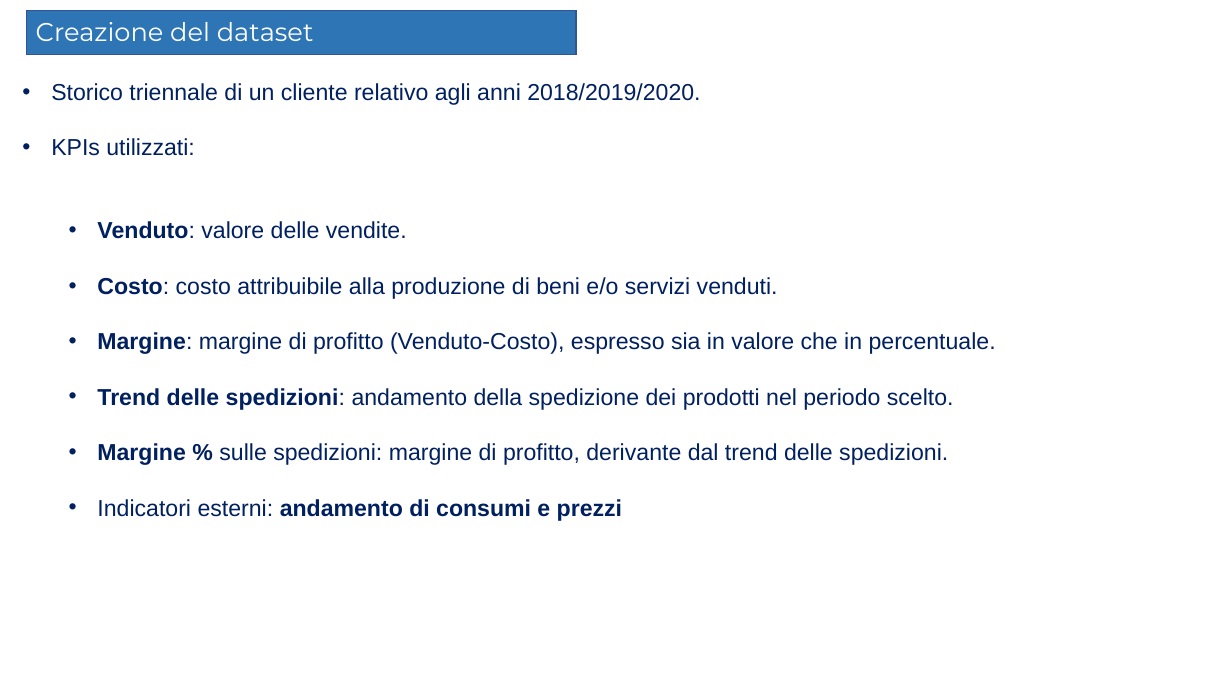
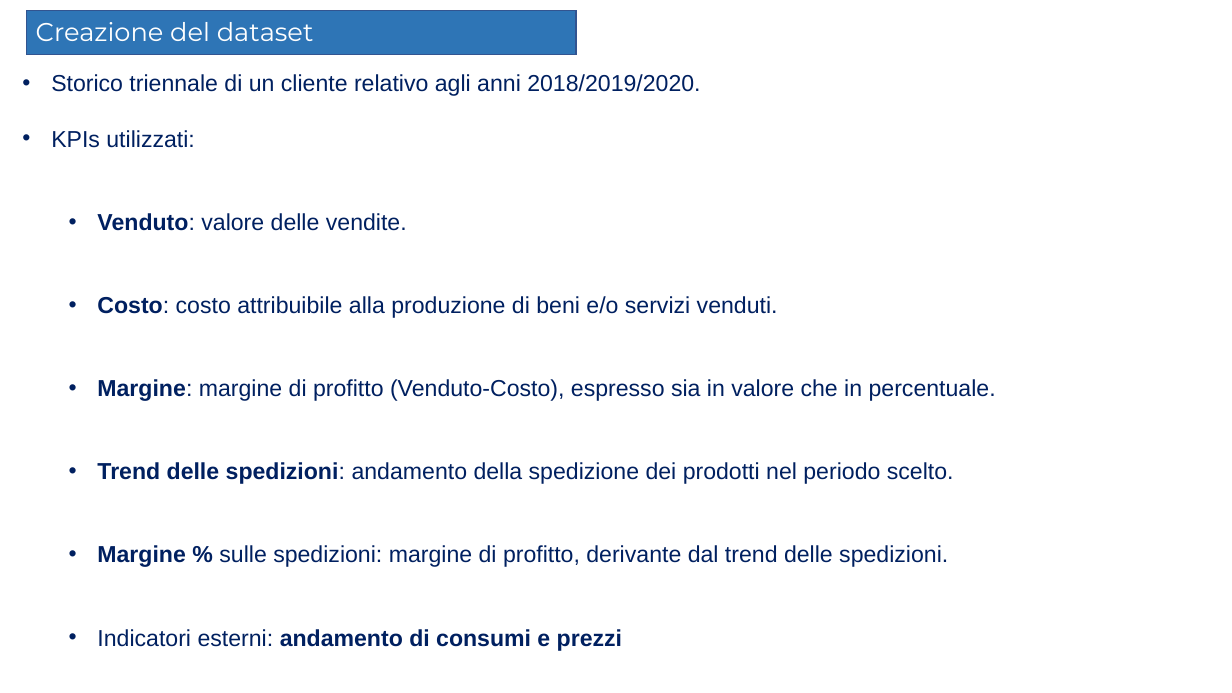
Before and after one commit to Elmaravilla7/Tesi, a slide deck: slide 8 of Presentazione204898.pptx. Drawn at 1232x693 pixels with LibreOffice and Linux fonts; fonts in the diff are those of the drawing. Boxes give left, top, right and bottom in pixels: in the first picture for what was removed or moved away, otherwise in the second. Text is boxed around its words. In the diff, an @@ line names an element or a change of style, - is before the commit and + after.

```diff
--- a/Presentazione204898.pptx
+++ b/Presentazione204898.pptx
@@ text "Storico triennale di un cliente ..." rewrapped from (51, 83, 996, 521) to (51, 74, 996, 651) @@
```
Also in this commit, not shown: 1 other slide changed.
